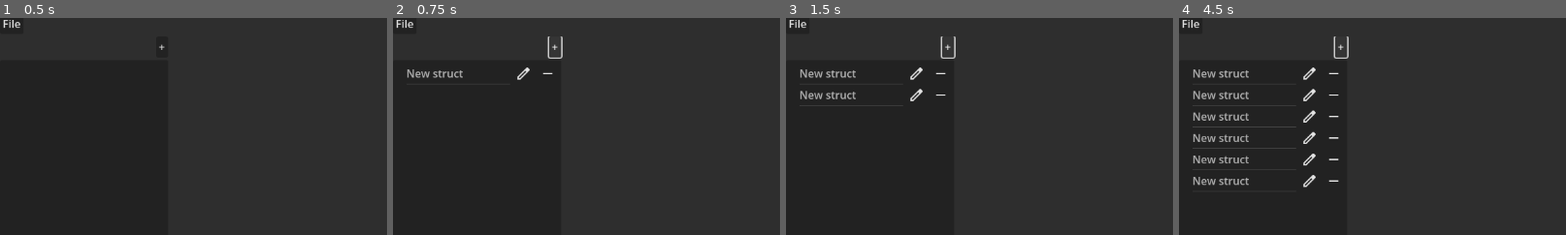
Above: before the commit, frames 1-4 (left to right).
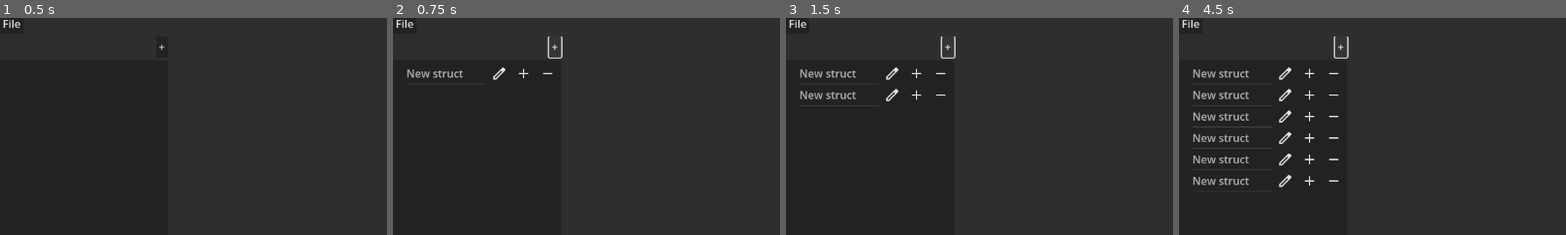
Above: after the commit, the same moments.

Repository: potex02/structforge
Game: Godot game, scene res://main.tscn
Same seed, same stepped clock (60 frames per second), same inputs: the game is played once before the commit and once after it.
Inputs:
- Up to frame 1 (0.5 s): no input
- Up to frame 2 (0.75 s): click "+" at 0.5 s
- Up to frame 3 (1.5 s): click "+" at 1.25 s
- Up to frame 4 (4.5 s): click "+" at 2 s; tap Enter at 2.75, 4.25 s; tap O at 2.85, 3.6, 4.35 s; tap Space at 3.5 s
The pictures show only the part of the screen within x 0-50%, y 1-51%; the shares and areas given below are measured in that part.

Frame 1 is identical in both runs. In frame 2, 0.2% of the frame differs, in the area x 25-36%, y 22-29%; in frame 3, 0.3%; in frame 4, 1.1%, in the area x 24-36%, y 22-79%.

Commit message:
Created InstanceContainer

Diff:
--- /dev/null
+++ b/assets/add.svg
@@ -0,0 +1 @@
+<svg xmlns="http://www.w3.org/2000/svg" height="24px" viewBox="0 -960 960 960" width="24px" fill="#e3e3e3"><path d="M440-440H200v-80h240v-240h80v240h240v80H520v240h-80v-240Z"/></svg>
--- /dev/null
+++ b/nodes/instance_container.tscn
@@ -0,0 +1,27 @@
+[gd_scene load_steps=2 format=3 uid="uid://cxric8yymf21p"]
+
+[ext_resource type="Script" uid="uid://c7kcmux4h6527" path="res://scripts/containers/instance_container.gd" id="1_cjexl"]
+
+[node name="StructContainer" type="VBoxContainer"]
+anchors_preset = 15
+anchor_right = 1.0
+anchor_bottom = 1.0
+grow_horizontal = 2
+grow_vertical = 2
+script = ExtResource("1_cjexl")
+
+[node name="ScrollContainer" type="ScrollContainer" parent="."]
+layout_mode = 2
+size_flags_vertical = 3
+
+[node name="FieldsContainer" type="VBoxContainer" parent="ScrollContainer"]
+layout_mode = 2
+size_flags_horizontal = 3
+
+[node name="SaveButton" type="Button" parent="."]
+layout_mode = 2
+size_flags_horizontal = 3
+tooltip_text = "Save a struct"
+text = "Save"
+
+[connection signal="pressed" from="SaveButton" to="." method="_on_save_button_pressed"]
--- /dev/null
+++ b/scripts/containers/instance_container.gd
@@ -0,0 +1,3 @@
+class_name  InstanceContainer
+extends VBoxContainer
+## The app instance section.
--- a/scripts/containers/left_container.gd
+++ b/scripts/containers/left_container.gd
@@ -20,7 +20,9 @@
 			0:
 				self.element_clicked.emit(item.get_metadata(0))
 			1:
-				if item.get_metadata(0).container is Node:
+				self._create_instance(item)
+			2:
+				if item.get_metadata(0) and item.get_metadata(0).container is Node:
 					item.get_metadata(0).container.queue_free()
 				item.free()
 	)
@@ -39,5 +41,21 @@
 			id = Model.model.next_struct_id(),
 			container = struct_container
 		})
-		struct_item.add_button(0, preload("res://assets/remove.svg"), 1, false, "Remove the struct")
+		struct_item.add_button(0, preload("res://assets/add.svg"), 1, false, "Add an instance")
+		struct_item.add_button(0, preload("res://assets/remove.svg"), 2, false, "Remove the struct")
 	)
+
+
+## Creates an instance.
+func _create_instance(struct_item: TreeItem) -> void:
+
+	var instance_item: TreeItem = self._tree.create_item(struct_item)
+	var instance_container: InstanceContainer = preload("res://nodes/instance_container.tscn").instantiate()
+
+	instance_item.set_text(0, "New instance")
+	instance_item.set_metadata(0, {
+		id = Model.model.next_instance_id(),
+		container = instance_container
+	})
+	instance_item.add_button(0, preload("res://assets/edit.svg"), 0, false, "Edit the instance")
+	instance_item.add_button(0, preload("res://assets/remove.svg"), 2, false, "Remove the struct")
--- a/scripts/model/field.gd
+++ b/scripts/model/field.gd
@@ -9,6 +9,8 @@
 	TYPE_FLOAT: "Float",
 	TYPE_BOOL: "Bool",
 	TYPE_STRING: "String",
+	TYPE_ARRAY: "Array",
+	TYPE_DICTIONARY: "Dictionary"
 }
 ## The field name.
 var name: String
--- a/scripts/model/model.gd
+++ b/scripts/model/model.gd
@@ -7,6 +7,8 @@
 static var model: Model = Model.new()
 ## the id assigned to the structs.
 var _struct_id: int = 0
+## the id assigned to the instances.
+var _instance_id: int = 0
 ## The saved structs.
 var _structs: Dictionary[int, Struct]
 
@@ -20,3 +22,9 @@
 func next_struct_id() -> int:
 	self._struct_id += 1
 	return self._struct_id - 1
+
+
+## Gets the mext instance id.
+func next_instance_id() -> int:
+	self._instance_id += 1
+	return self._instance_id - 1
Not shown, added: assets/add.svg.import
Not shown, added: scripts/containers/instance_container.gd.uid
